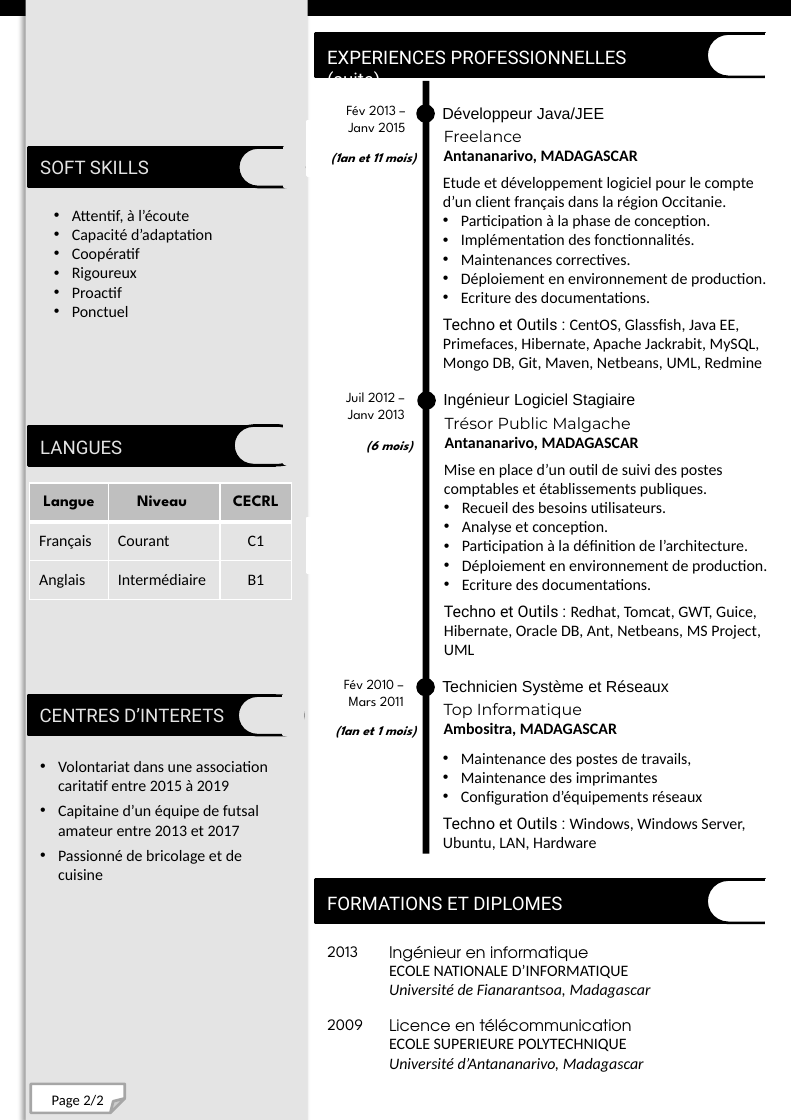
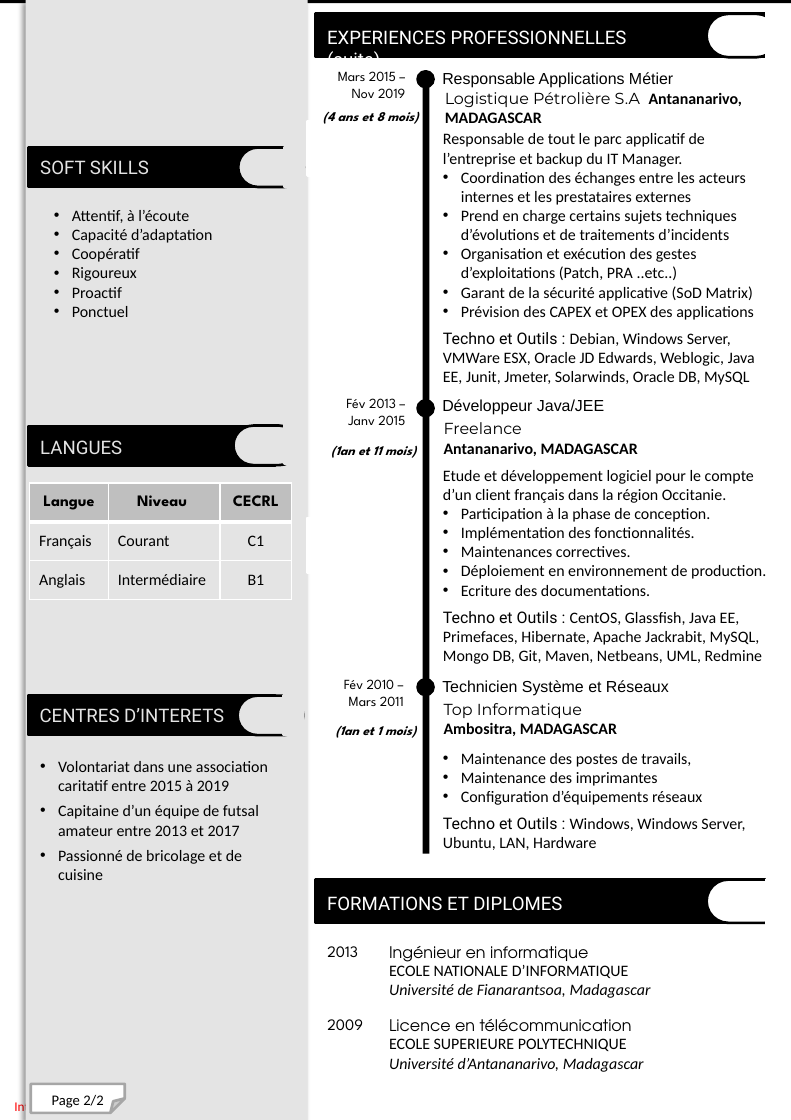
Before and after one commit to misetraRakotonarivo/csv_stat, a slide deck: slide 2 of CV_Misetra_Rakotonarivo_FR.pptx. Drawn at 791x1120 pixels with LibreOffice and Linux fonts; fonts in the diff are those of the drawing. Boxes give left, top, right and bottom in pixels: in the first picture for what was removed or moved away, otherwise in the second. Text is boxed around its words. In the diff, an @@ line names an element or a change of style, - is before the commit and + after.

```diff
--- a/CV_Misetra_Rakotonarivo_FR.pptx
+++ b/CV_Misetra_Rakotonarivo_FR.pptx
@@ rectangle: place and size @@
-rectangle at [0, 0, 791, 16]
+rectangle at [0, 0, 791, 3]
@@ rectangle: place and size @@
-rectangle at [316, 34, 771, 78]
+rectangle at [316, 13, 771, 57]
@@ text "EXPERIENCES PROFESSIONNELLES (suite)" rewrapped from [327, 50, 627, 78] to [327, 30, 627, 72] @@
@@ rounded rectangle: place and size @@
-rounded rectangle at [707, 34, 786, 77]
+rounded rectangle at [707, 13, 779, 57]
@@ rectangle: place and size @@
-rectangle at [767, 34, 787, 84]
+rectangle at [767, 10, 787, 60]
@@ text added at [338, 71, 405, 98], 10.5 pt, text #000000 @@
+Mars 2015 – Nov 2019
@@ ellipse: place and size @@
-ellipse at [418, 393, 435, 408]
+ellipse at [418, 72, 434, 87]
@@ text added at [442, 72, 673, 88], 12 pt, text #000000 @@
+Responsable Applications Métier
@@ text added at [323, 112, 418, 124], 10 pt, text #000000, bold, italic @@
+(4 ans et 8 mois)
@@ text added at [445, 92, 742, 123], 12 pt, text #000000 @@
+Logistique Pétrolière S.A Antananarivo, MADAGASCAR
@@ text added at [443, 133, 755, 385], 12 pt, text #000000 @@
+Responsable de tout le parc applicatif de l’entreprise et backup du IT Manager.
+• Coordination des échanges entre les acteurs internes et les prestataires externes
+• Prend en charge certains sujets techniques d’évolutions et de traitements d’incidents
+• Organisation et exécution des gestes d’exploitations (Patch, PRA ..etc..)
+• Garant de la sécurité applicative (SoD Matrix)
+• Prévision des CAPEX et OPEX des applications
+Techno et Outils : Debian, Windows Server, VMWare ESX, Oracle JD Edwards, Weblogic, Java EE, Junit, Jmeter, Solarwinds, Oracle DB, MySQL
@@ text removed at [346, 392, 405, 419] @@
-Juil 2012 – Janv 2013
@@ 4 texts, 1 ellipse: place and size @@
-4 texts, 1 ellipse at [331, 105, 766, 371]
+4 texts, 1 ellipse at [331, 398, 766, 664]
@@ text "Développeur Java/JEE": place and size @@
-text "Développeur Java/JEE" at [442, 107, 604, 123]
+text "Développeur Java/JEE" at [442, 399, 604, 415]
@@ text removed at [443, 393, 635, 409] @@
-Ingénieur Logiciel Stagiaire
@@ text removed at [445, 417, 639, 450] @@
-Trésor Public Malgache
-Antananarivo, MADAGASCAR
@@ text removed at [366, 441, 413, 453] @@
-(6 mois)
@@ text removed at [444, 464, 767, 655] @@
-Mise en place d’un outil de suivi des postes comptables et établissements publiques.
-• Recueil des besoins utilisateurs.
-• Analyse et conception.
-• Participation à la définition de l’architecture.
-• Déploiement en environnement de production.
-• Ecriture des documentations.
-Techno et Outils : Redhat, Tomcat, GWT, Guice, Hibernate, Oracle DB, Ant, Netbeans, MS Project, UML
@@ text added at [14, 1100, 53, 1115], 10 pt, text #FF0000 @@
+Interne
```
Also in this commit, not shown: 1 other slide changed, 1 other file.
